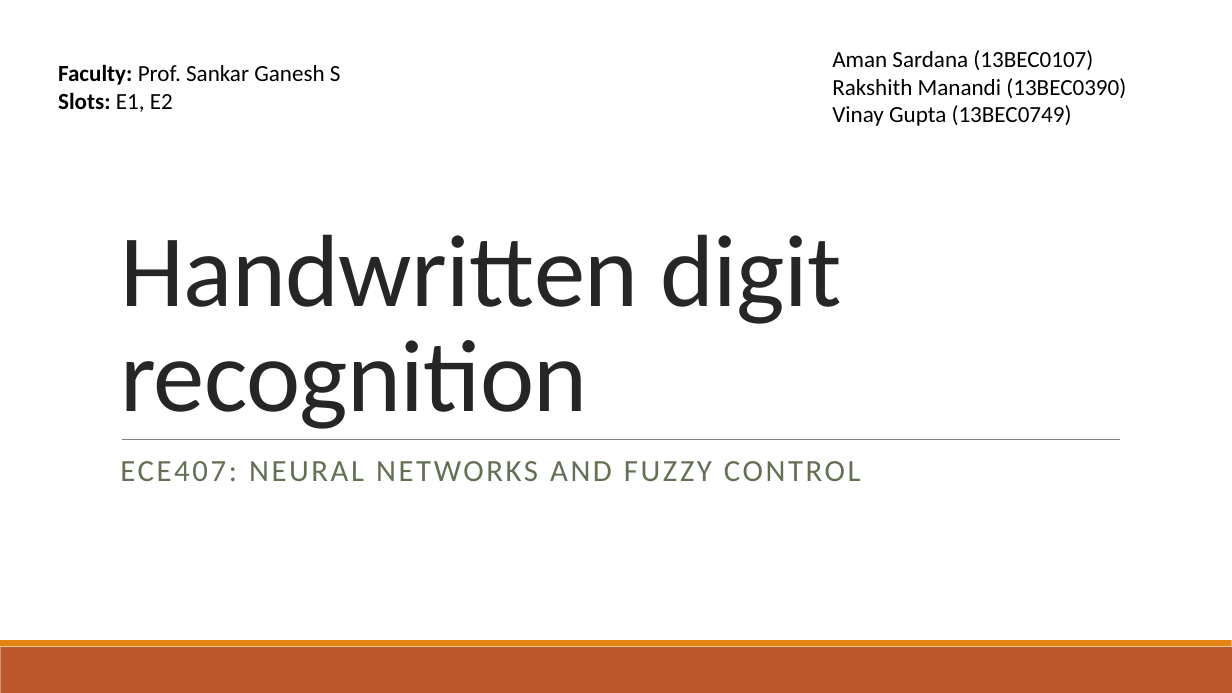
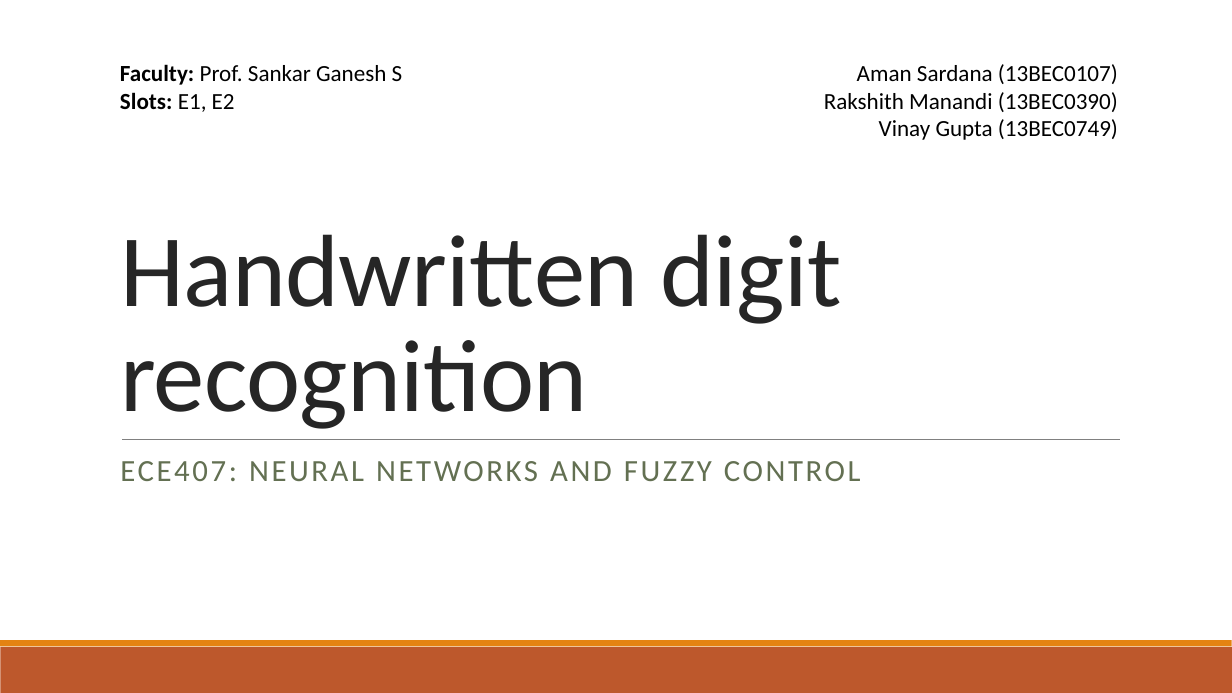
Before and after one commit to VinayGupta23/permute, a slide deck: slide 1 of docs/Neural Review 2.pptx. Drawn at 1232x693 pixels with LibreOffice and Linux fonts; fonts in the diff are those of the drawing. Boxes give left, top, right and bottom in pixels: in the first picture for what was removed or moved away, otherwise in the second. Text is boxed around its words. In the diff, an @@ line names an element or a change of style, - is before the commit and + after.

```diff
--- a/docs/Neural Review 2.pptx
+++ b/docs/Neural Review 2.pptx
@@ text "Faculty: Prof. Sankar Ganesh S": place and size @@
-text "Faculty: Prof. Sankar Ganesh S" at <box>58,64,341,112</box>
+text "Faculty: Prof. Sankar Ganesh S" at <box>120,64,403,112</box>
@@ text "Aman Sardana (13BEC0107)": place and size @@
-text "Aman Sardana (13BEC0107)" at <box>832,50,1126,126</box>
+text "Aman Sardana (13BEC0107)" at <box>824,64,1118,140</box>
@@ text "Aman Sardana (13BEC0107)" at <box>824,64,1118,140</box>: alignment left to right @@
```
Also in this commit, not shown: 1 other slide changed.
